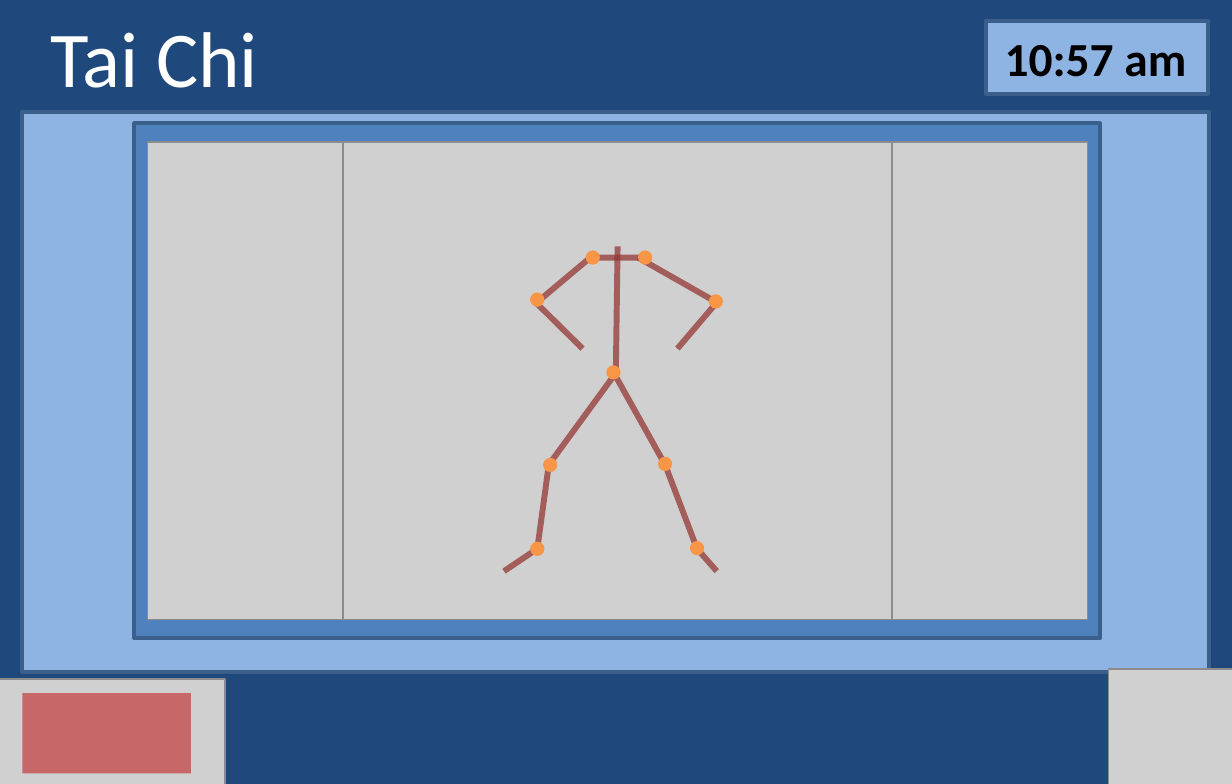
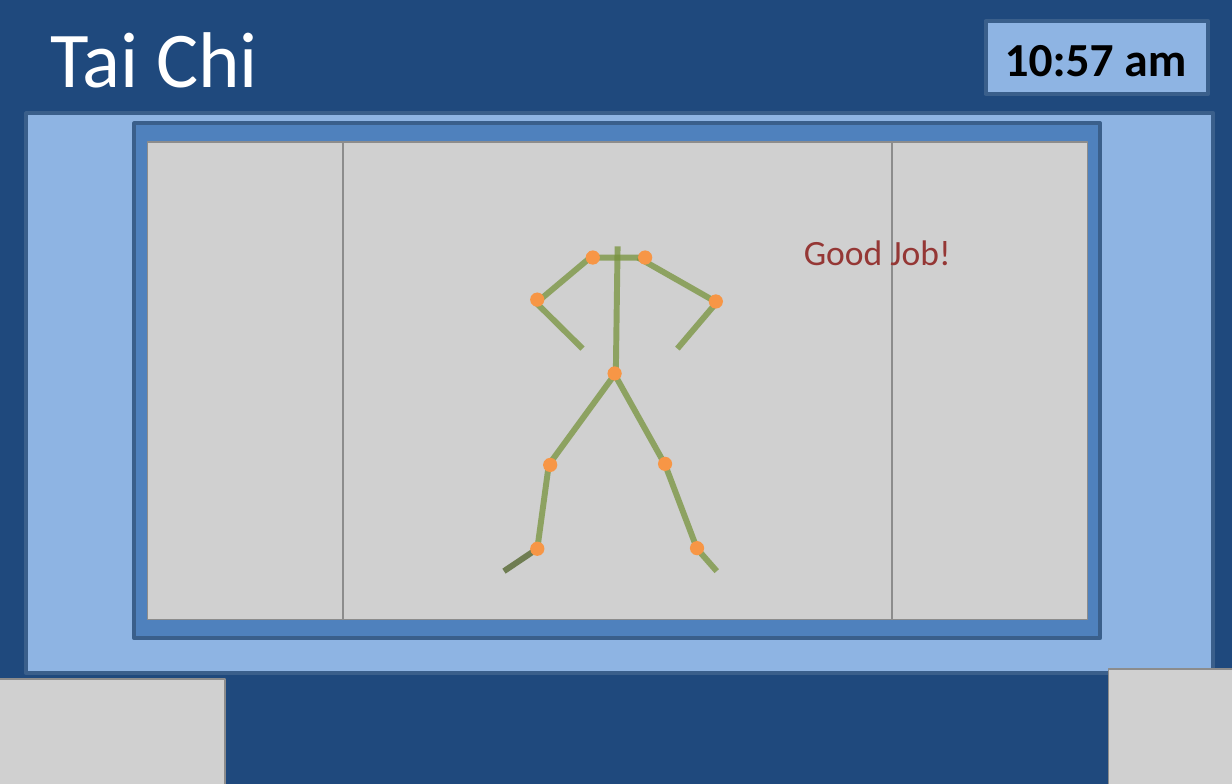
Before and after one commit to Gordo851/Design, a slide deck: slide 7 of story_board_buttonAction2.pptx (slide 4 before the commit). Drawn at 1232x784 pixels with LibreOffice and Linux fonts; fonts in the diff are those of the drawing; grey boxes stand for pictures. Boxes give left, top, right and bottom in pixels: in the first picture for what was removed or moved away, otherwise in the second. Text is boxed around its words. In the diff, an @@ line names an element or a change of style, - is before the commit and + after.

```diff
--- a/story_board_buttonAction2.pptx
+++ b/story_board_buttonAction2.pptx
@@ rectangle: place and size @@
-rectangle at <box>23,112,1211,673</box>
+rectangle at <box>27,114,1215,674</box>
@@ text added at <box>804,236,950,274</box>, 18 pt, text #953735 @@
+Good Job!
@@ line (593, 256) - (538, 302): stroke #953735 3 pt to #77933C 3 pt @@
@@ line (647, 257) - (593, 257): stroke #953735 3 pt to #77933C 3 pt @@
@@ line (616, 371) - (617, 246): stroke #953735 3 pt to #77933C 3 pt @@
@@ line (717, 303) - (639, 257): stroke #953735 3 pt to #77933C 3 pt @@
@@ line (583, 349) - (533, 300): stroke #953735 3 pt to #77933C 3 pt @@
@@ line (717, 303) - (677, 349): stroke #953735 3 pt to #77933C 3 pt @@
@@ line (549, 465) - (617, 371): stroke #953735 3 pt to #77933C 3 pt @@
@@ line (613, 373) - (666, 465): stroke #953735 3 pt to #77933C 3 pt @@
@@ line (538, 549) - (549, 465): stroke #953735 3 pt to #77933C 3 pt @@
@@ line (697, 549) - (666, 465): stroke #953735 3 pt to #77933C 3 pt @@
@@ line (504, 572) - (538, 549): stroke #953735 3 pt to #4F6228 3 pt @@
@@ line (697, 549) - (717, 572): stroke #953735 3 pt to #77933C 3 pt @@
@@ action button blank removed at <box>23,693,191,772</box> @@
```
Also in this commit, not shown: 12 other slides changed, 11 slides added.
